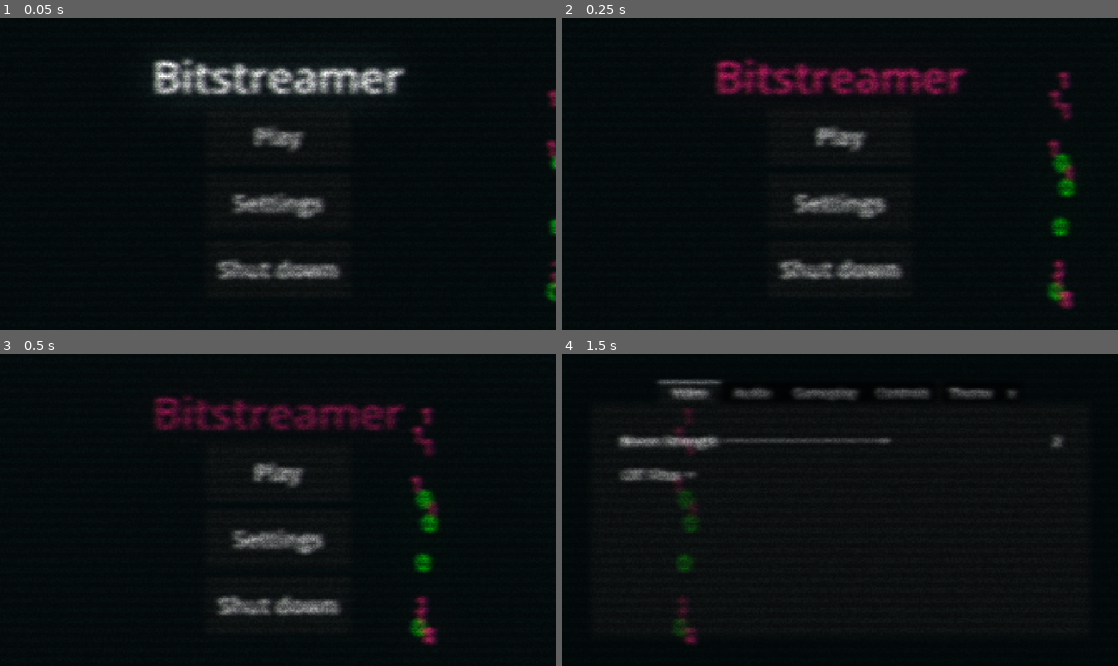
Above: before the commit, frames 1-4 (two rows, left to right).
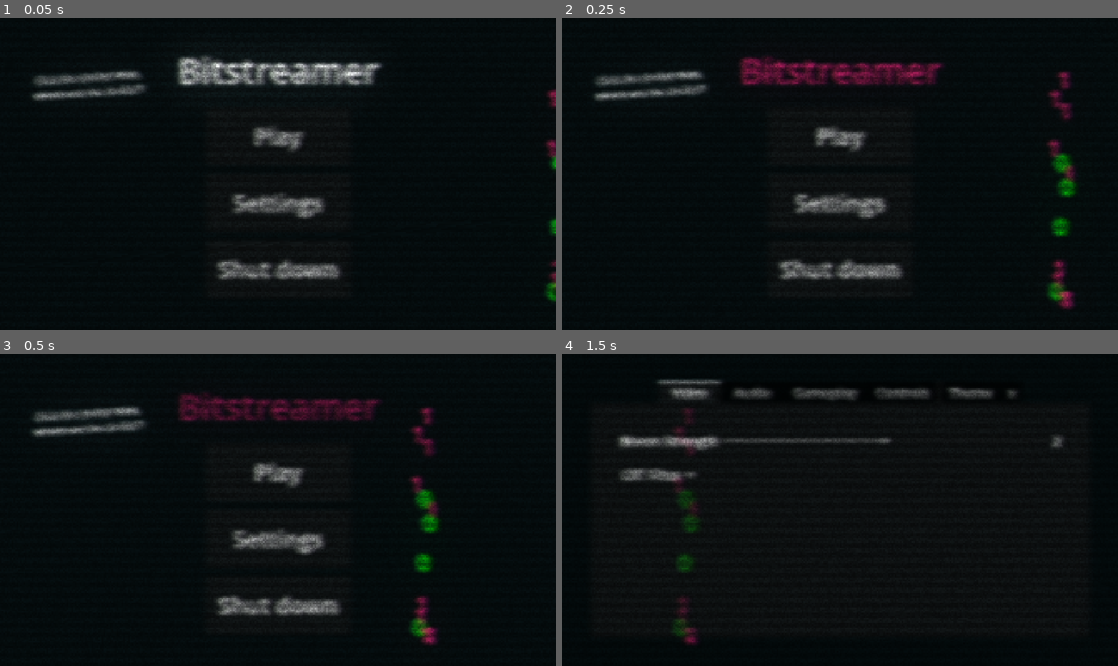
Above: after the commit, the same moments.

Repository: joeljanzen/Bitstreamer
Game: Godot game, scene res://Scenes/UI/main_menu.tscn
The game is run twice, just before and just after one commit, with the same random seed, the same clock (stepped at 60 frames per second) and the same inputs. Sound files missing from this copy of the repository are replaced by a short silence.
Inputs (mouse positions are in pixels of both pictures, inside the frame that each line leads up to):
- Up to frame 1 (0.05 s): no input
- Up to frame 2 (0.25 s): no input
- Up to frame 3 (0.5 s): no input
- Up to frame 4 (1.5 s): click "Settings" at 0.5 s; tap Enter (enter_bit) at 1.25 s; move the mouse to (962, 494) at 1.27 s; hold Z (0_bit) from 1.28 s (still down); click (962, 494) at 1.42 s

The runs differ from the first frame. In frame 1, 5.1% of the frame differs, in the area x 5-73%, y 12-27%; in frame 2, 4.5%; in frame 3, 3.8%; in frame 4, nothing differs.

Commit message:
Main menu splash text

Diff:
--- /dev/null
+++ b/Resources/Text/splash_text.json
@@ -0,0 +1,14 @@
+[
+	"Click those bits!",
+	"This is the good bit!",
+	"Just a bit longer!",
+	"Stop flipping my bits!",
+	"Don't be scared, bits don't byte!",
+	"These bits sure are coming in a stream.\n\nSay that again?",
+	"1 + 1 = 10",
+	"00110110 00110111",
+	"Take the 01001100!",
+	"01010111 rhythm game!",
+	"Click the circles! Wait, where are the circles?!",
+	"I sense there's some real stereo madness ahead...",
+]
--- a/Scenes/UI/main_menu.tscn
+++ b/Scenes/UI/main_menu.tscn
@@ -89,8 +89,23 @@
 layout_mode = 2
 size_flags_horizontal = 4
 theme = ExtResource("1_i2xx2")
-theme_override_font_sizes/font_size = 150
+theme_override_font_sizes/font_size = 120
 text = "Bitstreamer"
+
+[node name="SplashTextLabel" type="Label" parent="." unique_id=2052261070]
+z_index = 1
+clip_contents = true
+layout_mode = 0
+offset_left = 60.0
+offset_top = 200.0
+offset_right = 543.83185
+offset_bottom = 507.9391
+rotation = -0.06981317
+theme = ExtResource("1_i2xx2")
+theme_override_font_sizes/font_size = 35
+text = "funny splash text"
+horizontal_alignment = 1
+autowrap_mode = 3
 
 [node name="MenuFocus" type="AudioStreamPlayer" parent="." unique_id=452381547]
 stream = ExtResource("4_4pqbp")
--- a/Scripts/UI/main_menu.gd
+++ b/Scripts/UI/main_menu.gd
@@ -4,6 +4,7 @@
 @onready var _menu_click_sound: AudioStreamPlayer = $MenuClick
 @onready var _canvas = $CanvasLayer
 @onready var _title = $MarginContainer/Title
+@onready var _splash_text_label = $SplashTextLabel
 @onready var _conductor = $Conductor
 @onready var _environment: WorldEnvironment = $WorldEnvironment
 
@@ -29,6 +30,8 @@
 ## The strength of blur when in the game settings.
 const BACKGROUND_BLUR_STRENGTH: float = 0.5
 
+const splash_text_filepath = "res://Resources/Text/splash_text.json"
+
 var _level_scene = preload("res://Scenes/level.tscn")
 var _settings_scene = preload("res://Scenes/UI/settings_ui.tscn")
 var _bit = preload("res://Scenes/bit.tscn")
@@ -39,13 +42,19 @@
 
 var _pulse_started := false
 var _pulse_title := false
+var _pulse_interval = 0
 
-var _pulse_interval = 0
+## Dictionary of splash text messages.
+var splash_text: Array
 
 
 # Called when the node enters the scene tree for the first time.
 func _ready() -> void:
 	Bit.in_main_menu = true
+
+	splash_text = _load_splash_text(splash_text_filepath)
+	_splash_text_label.text = splash_text[randi_range(0, splash_text.size() - 1)]
+	_splash_text_label.text = splash_text[10]
 
 	# Music.
 	_conductor.set_timed_event(0)
@@ -119,6 +128,17 @@
 	new_bit.create(bit_type, y_value, 0, BIT_TIME_TO_CROSS_SCREEN, 0)
 
 
+## Loads the array of splash text messages. Returns nothing if it fails.
+func _load_splash_text(filePath: String):
+	if FileAccess.file_exists(filePath):
+		var data = FileAccess.open(filePath, FileAccess.READ)
+		var parsed = JSON.parse_string(data.get_as_text())
+		if parsed is Array:
+			return parsed
+		else:
+			push_error("Splash text failed to load!")
+
+
 func _on_play_button_pressed() -> void:
 	_menu_click_sound.play()
 	await _menu_click_sound.finished
@@ -135,6 +155,7 @@
 	settings.settings_closed.connect(_settings_closed)
 	_canvas.hide()
 	_title.hide()
+	_splash_text_label.hide()
 	add_child(settings)
 
 	# Enable background blur.
@@ -145,6 +166,7 @@
 func _settings_closed() -> void:
 	_canvas.show()
 	_title.show()
+	_splash_text_label.show()
 
 	# Disable background blur.
 	_environment.environment.glow_blend_mode = Environment.GLOW_BLEND_MODE_SCREEN
